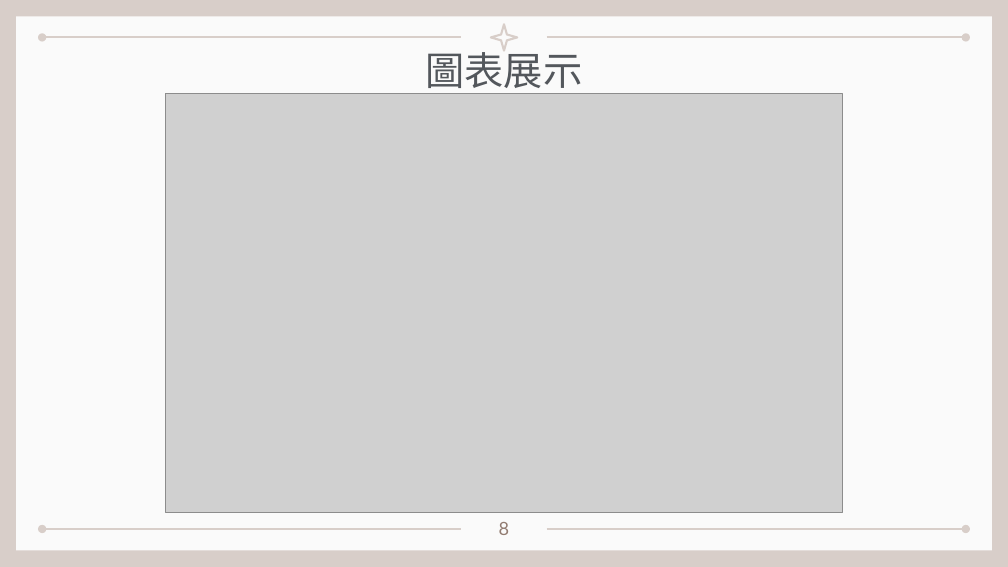
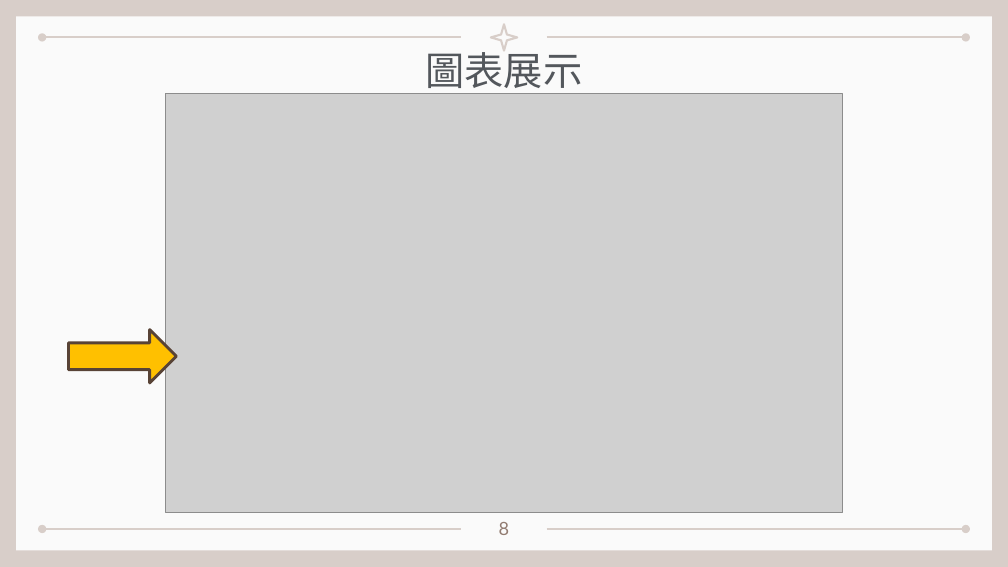
Before and after one commit to kionce57/Taiwan_Job_Market_Analysis, a slide deck: slide 9 of 程式介紹與展示.pptx (slide 8 before the commit). Drawn at 1008x567 pixels with LibreOffice and Linux fonts; fonts in the diff are those of the drawing; grey boxes stand for pictures. Boxes give left, top, right and bottom in pixels: in the first picture for what was removed or moved away, otherwise in the second. Text is boxed around its words. In the diff, an @@ line names an element or a change of style, - is before the commit and + after.

```diff
--- a/程式介紹與展示.pptx
+++ b/程式介紹與展示.pptx
@@ right arrow added at [69, 330, 176, 383], fill #FFC000, outline #584337 2 pt @@
```
Also in this commit, not shown: 7 other slides changed, 2 other files.
